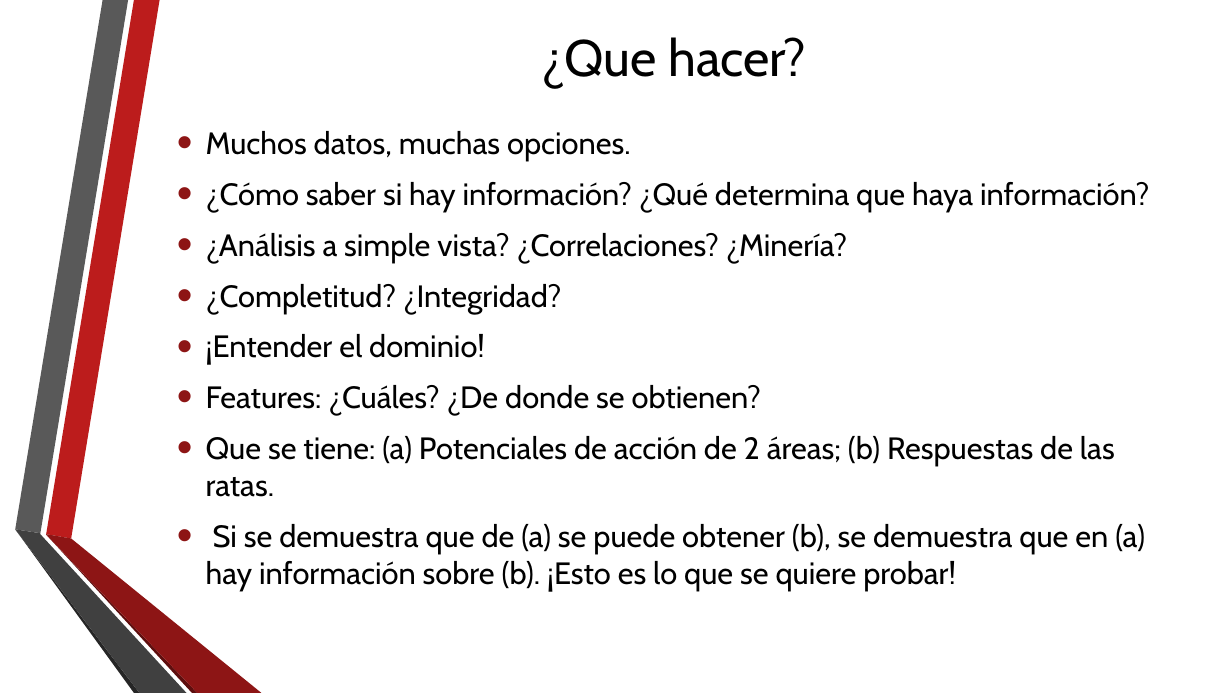
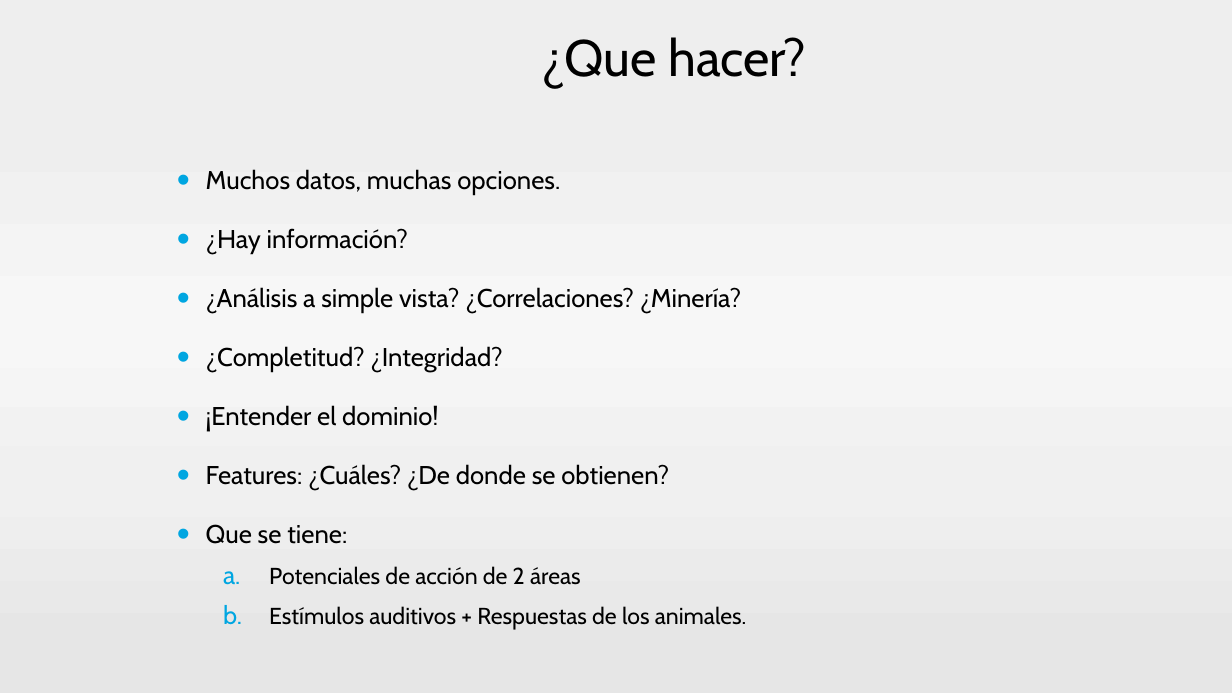
Before and after one commit to neozero86/tesis-megea, a slide deck: slide 7 of Presentacion/PresentacionTesis.pptx (slide 8 before the commit). Drawn at 1232x693 pixels with LibreOffice and Linux fonts; fonts in the diff are those of the drawing; background and template pictures are left out. Boxes give left, top, right and bottom in pixels: in the first picture for what was removed or moved away, otherwise in the second. Text is boxed around its words. In the diff, an @@ line names an element or a change of style, - is before the commit and + after.

```diff
--- a/Presentacion/PresentacionTesis.pptx
+++ b/Presentacion/PresentacionTesis.pptx
@@ background picture (left out) to gradient #EEEEEE to #F1F1F1 to #F7F7F7 to #F0F0F0 to #E6E6E6 @@
@@ text "Muchos datos, muchas opciones.": place and size @@
-text "Muchos datos, muchas opciones." at <box>206,131,1149,591</box>
+text "Muchos datos, muchas opciones." at <box>206,169,747,630</box>
@@ text at <box>206,169,741,490</box>: size 24 to 20 pt in "Muchos datos, muchas opciones.", "¿Análisis a simple vista? ¿Correlaciones? ¿Minería?", "¿Completitud? ¿Integridad?", "¡Entender el dominio!" and 1 more places; line spacing 1 to 1.5; bullet colour #8D1515 to #00A6E1 @@
@@ text at <box>206,228,408,254</box>: text changed; size 24 to 20 pt @@
-• ¿Cómo saber si hay información? ¿Qué determina que haya información?
+• ¿Hay información?
@@ group removed at <box>15,0,262,693</box>: 6 freeform shapes @@
@@ text at <box>206,524,747,630</box>: text changed; size 24 to 18 pt @@
-• Que se tiene: (a) Potenciales de acción de 2 áreas; (b) Respuestas de las ratas.
-• Si se demuestra que de (a) se puede obtener (b), se demuestra que en (a) hay información sobre (b). ¡Esto es lo que se quiere probar!
+• Que se tiene:
+  a. Potenciales de acción de 2 áreas
+  b. Estímulos auditivos + Respuestas de los animales.
```
Also in this commit, not shown: 67 other slides changed, 2 slides added, 2 slides removed.
